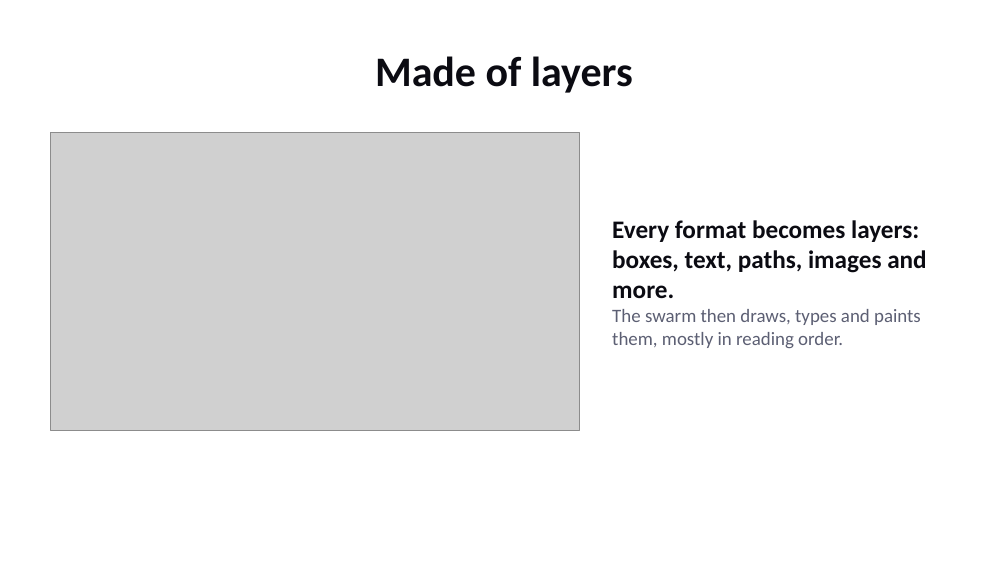
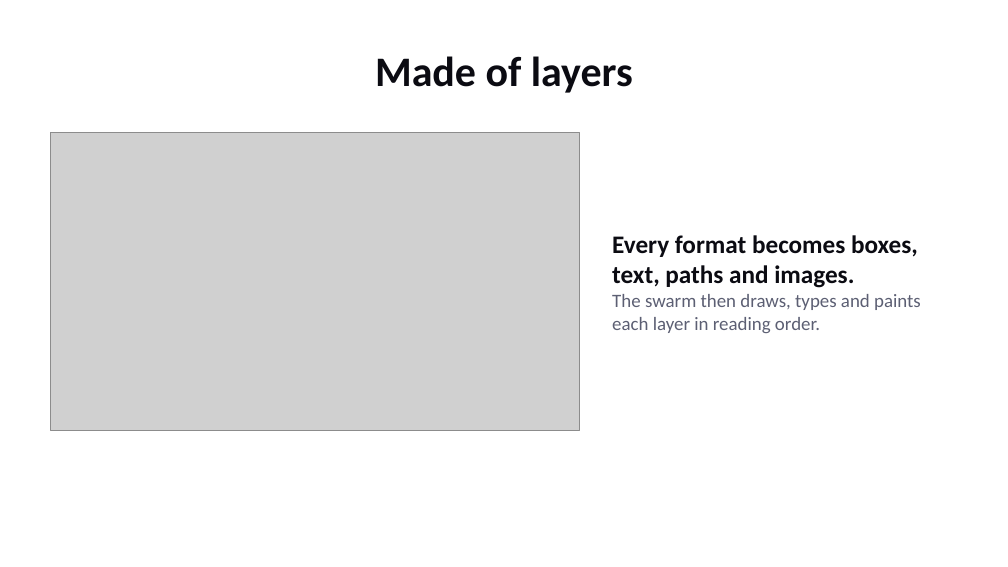
Before and after one commit to Boulea7/swarmloom, a slide deck: slide 3 of examples/slides/pitch.pptx. Drawn at 1008x567 pixels with LibreOffice and Linux fonts; fonts in the diff are those of the drawing; grey boxes stand for pictures. Boxes give left, top, right and bottom in pixels: in the first picture for what was removed or moved away, otherwise in the second. Text is boxed around its words. In the diff, an @@ line names an element or a change of style, - is before the commit and + after.

```diff
--- a/examples/slides/pitch.pptx
+++ b/examples/slides/pitch.pptx
@@ text at (612,235,921,333): text changed @@
-Every format becomes layers: boxes, text, paths, images and more.
-The swarm then draws, types and paints them, mostly in reading order.
+Every format becomes boxes, text, paths and images.
+The swarm then draws, types and paints each layer in reading order.
```
Also in this commit, not shown: 2 other slides changed, 1 slide added, 1 slide removed, 1 other file.
